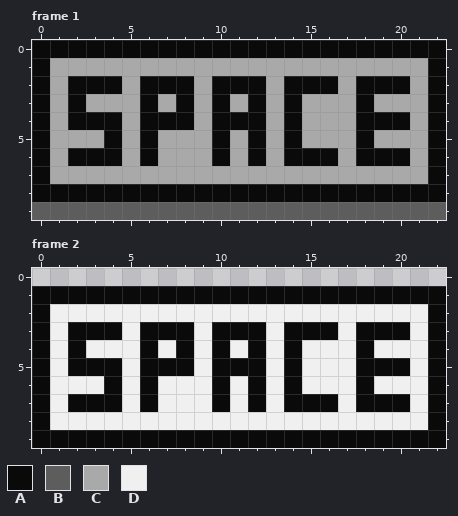
File history of a pixel-art file, Assets/Sprites/ASE/ui-spacebar.ase. The picture above is the old version.
23x10 pixels, 2 frames. Shown: frame 1, frame 2.
Palette (. is transparent): A #0a0a0a  B #5d5d5d  C #a9a9a9  D #f0f0f0
Pixels before, frame 1, first column x 0:
 0 AAAAAAAAAAAAAAAAAAAAAAA
 1 ACCCCCCCCCCCCCCCCCCCCCA
 2 ACAAACAAACAAACAAACAAACA
 3 ACACCCACACACACACCCACCCA
 4 ACAAACAAACAAACACCCAAACA
 5 ACCCACACCCACACACCCACCCA
 6 ACAAACACCCACACAAACAAACA
 7 ACCCCCCCCCCCCCCCCCCCCCA
 8 AAAAAAAAAAAAAAAAAAAAAAA
 9 BBBBBBBBBBBBBBBBBBBBBBB
Pixels before, frame 2, first column x 0:
 1 AAAAAAAAAAAAAAAAAAAAAAA
 2 ADDDDDDDDDDDDDDDDDDDDDA
 3 ADAAADAAADAAADAAADAAADA
 4 ADADDDADADADADADDDADDDA
 5 ADAAADAAADAAADADDDAAADA
 6 ADDDADADDDADADADDDADDDA
 7 ADAAADADDDADADAAADAAADA
 8 ADDDDDDDDDDDDDDDDDDDDDA
 9 AAAAAAAAAAAAAAAAAAAAAAA
The result:
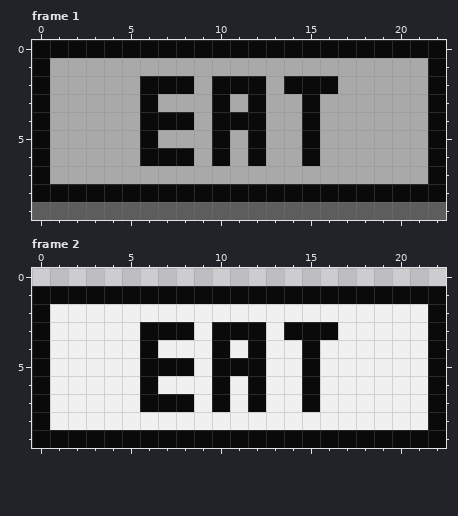
Diff:
Frame 1:
y 2: x 2..4 AAA -> CCC; x 18..20 AAA -> CCC
y 3: x 2 A -> C; x 8 A -> C; x 14..15 AC -> CA; x 18 A -> C
y 4: x 2..4 AAA -> CCC; x 14..15 AC -> CA; x 18..20 AAA -> CCC
y 5: x 4 A -> C; x 14..15 AC -> CA; x 18 A -> C
y 6: x 2..4 AAA -> CCC; x 7..8 CC -> AA; x 14 A -> C; x 16 A -> C; x 18..20 AAA -> CCC
Frame 2:
y 3: x 2..4 AAA -> DDD; x 18..20 AAA -> DDD
y 4: x 2 A -> D; x 8 A -> D; x 14..15 AD -> DA; x 18 A -> D
y 5: x 2..4 AAA -> DDD; x 14..15 AD -> DA; x 18..20 AAA -> DDD
y 6: x 4 A -> D; x 14..15 AD -> DA; x 18 A -> D
y 7: x 2..4 AAA -> DDD; x 7..8 DD -> AA; x 14 A -> D; x 16 A -> D; x 18..20 AAA -> DDD
Boxes around the changes in both pictures, in picture pixels (x1, y1, x2, y2):
changed: (68, 76, 194, 166)
changed: (284, 76, 410, 166)
changed: (68, 322, 194, 412)
changed: (284, 322, 410, 412)
